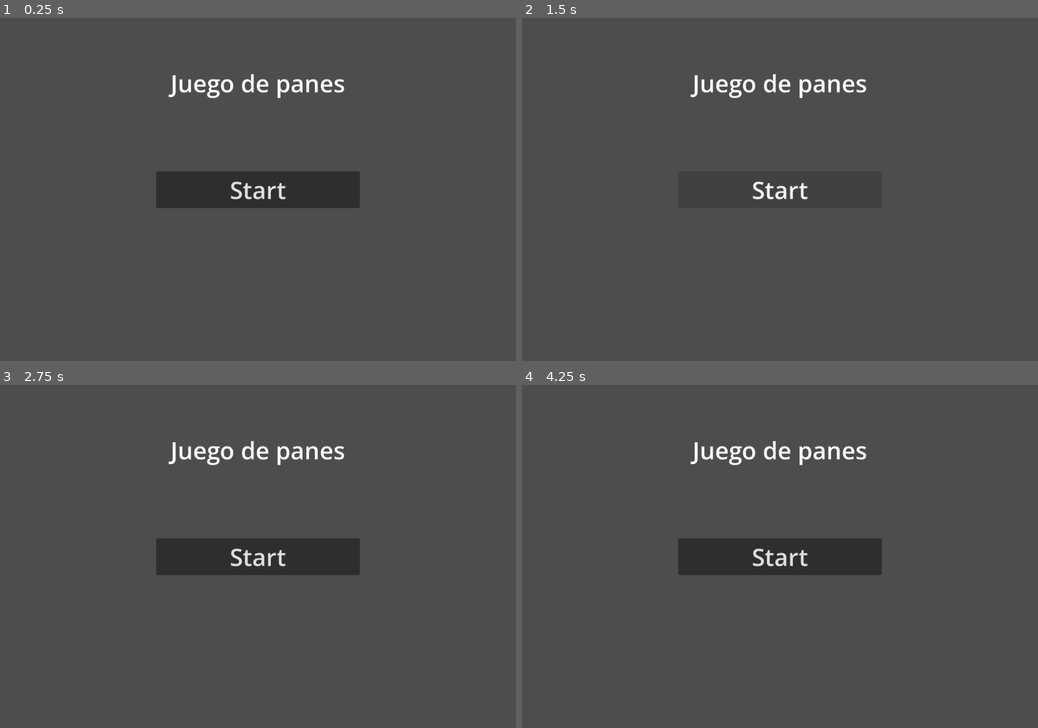
Above: before the commit, frames 1-4 (two rows, left to right).
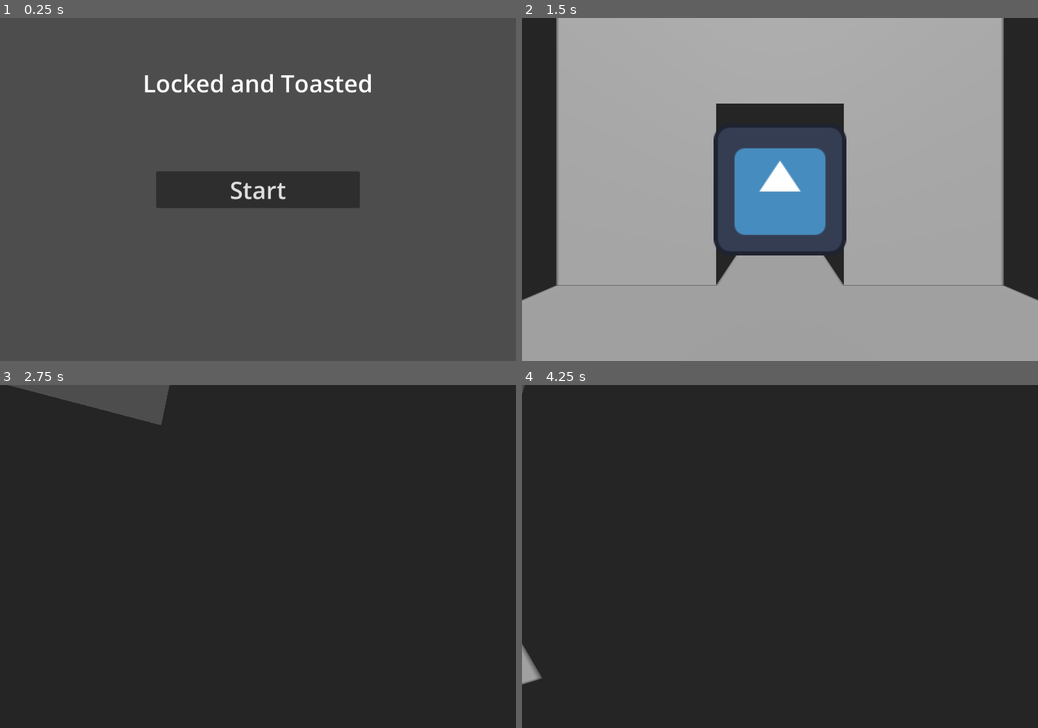
Above: after the commit, the same moments.

Repository: eddysanoli/gmtk-submission-2026
Game: Godot game, scene res://scenes/menu.tscn
Two runs of this game, one before a commit and one after it. Both use one fixed random seed, a clock stepped at 60 frames per second and the inputs below. The engine's default icon, where the game draws it, is replaced by a stand-in: a white triangle on a blue panel in a dark square.
Inputs (mouse positions are in pixels of both pictures, inside the frame that each line leads up to):
- Up to frame 1 (0.25 s): no input
- Up to frame 2 (1.5 s): click "Start" at 0.5 s; click (780, 189) at 1.25 s, where only the run before the commit has a clickable "Start"
- Up to frame 3 (2.75 s): move the mouse to (371, 539) at 2.02 s; hold D (move_right) from 2.03 s (still down); click (371, 539) at 2.1 s
- Up to frame 4 (4.25 s): move the mouse to (676, 573) at 2.77 s; release D (move_right) at 2.78 s; hold S (move_backwards) 2.78-3.53 s; click (676, 573) at 2.85 s; move the mouse to (831, 481) at 3.52 s; hold D (move_right) from 3.53 s (still down); click (831, 481) at 3.6 s

The runs differ from the first frame. In frame 1, 1.2% of the frame differs, in the area x 28-72%, y 16-24%; in frame 2, 96%; in frame 3, 94%; in frame 4, 96%, in the area x 0-100%, y 0-100%.

Commit message:
Merge conflicts and minor additions
Resolved some conflicting files from the merge and changed some file references in menu as well as updated the enemy asset to the test sprite

Diff:
--- a/scenes/characters/enemy.tscn
+++ b/scenes/characters/enemy.tscn
@@ -1,7 +1,7 @@
 [gd_scene format=3 uid="uid://c6gfg2ooue5n4"]
 
 [ext_resource type="Script" uid="uid://dro5tqkqtwgb5" path="res://scenes/characters/enemy.gd" id="1_7p1mj"]
-[ext_resource type="Texture2D" uid="uid://dt205favfek2s" path="res://assets/icon.svg" id="2_fulqv"]
+[ext_resource type="Texture2D" uid="uid://3s6m5v8qu2lt" path="res://graphics/test-sprite-1.png" id="2_fulqv"]
 
 [sub_resource type="CapsuleShape3D" id="CapsuleShape3D_rchu1"]
 
@@ -15,5 +15,6 @@
 shape = SubResource("CapsuleShape3D_rchu1")
 
 [node name="Sprite3D" type="Sprite3D" parent="." unique_id=315829433]
-transform = Transform3D(1, 0, 0, 0, 1, 0, 0, 0, 1, 0, 1, 0)
+transform = Transform3D(0.19747394, 0, 0, 0, 0.21028668, 0, 0, 0, 1, 0, 1, 0)
+billboard = 2
 texture = ExtResource("2_fulqv")
--- a/scenes/characters/player.gd
+++ b/scenes/characters/player.gd
@@ -85,7 +85,7 @@
 	Engine.time_scale = 1
 
 func _on_quit_button_up():
-	pass # Replace with function body.
+	get_tree().change_scene_to_file("res://scenes/menu.tscn")
 
 # ────────────────────DEATH─────────────────────────
 func kill():
@@ -94,7 +94,7 @@
 	$CanvasLayer/DeathScreen.show()
 
 func _on_restart_button_up():
-	pass # Replace with function body.
+	get_tree().change_scene_to_file("res://scenes/enviorment/stage.tscn")
 
 func _on_quit_game_button_up() -> void:
-	pass # Replace with function body.
+	get_tree().change_scene_to_file("res://scenes/menu.tscn")
--- a/scenes/characters/player.tscn
+++ b/scenes/characters/player.tscn
@@ -102,6 +102,7 @@
 text = "Quit"
 
 [node name="PauseScreen" type="Control" parent="CanvasLayer" unique_id=456555551]
+visible = false
 layout_mode = 3
 anchors_preset = 15
 anchor_right = 1.0
--- a/scenes/menu.gd
+++ b/scenes/menu.gd
@@ -1,10 +1,7 @@
 extends Control
-
 
 func _ready() -> void:
 	pass
 
-
-
 func _on_button_button_up() -> void:
-	get_tree().change_scene_to_file("res://scenes/stage.tscn")
+	get_tree().change_scene_to_file("res://scenes/enviorment/stage.tscn")
--- a/scenes/menu.tscn
+++ b/scenes/menu.tscn
@@ -19,7 +19,7 @@
 grow_horizontal = 2
 theme_type_variation = &"HeaderLarge"
 theme_override_font_sizes/font_size = 50
-text = "Juego de panes"
+text = "Locked and Toasted"
 horizontal_alignment = 1
 vertical_alignment = 1
 
Not shown: 1 places in scenes/enviorment/stage.tscn that only renumber resources
